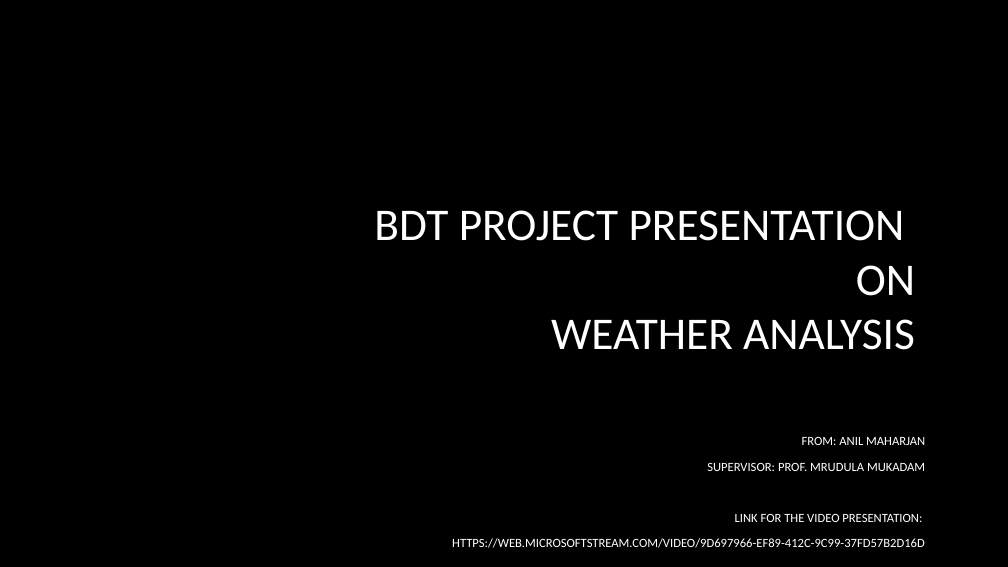
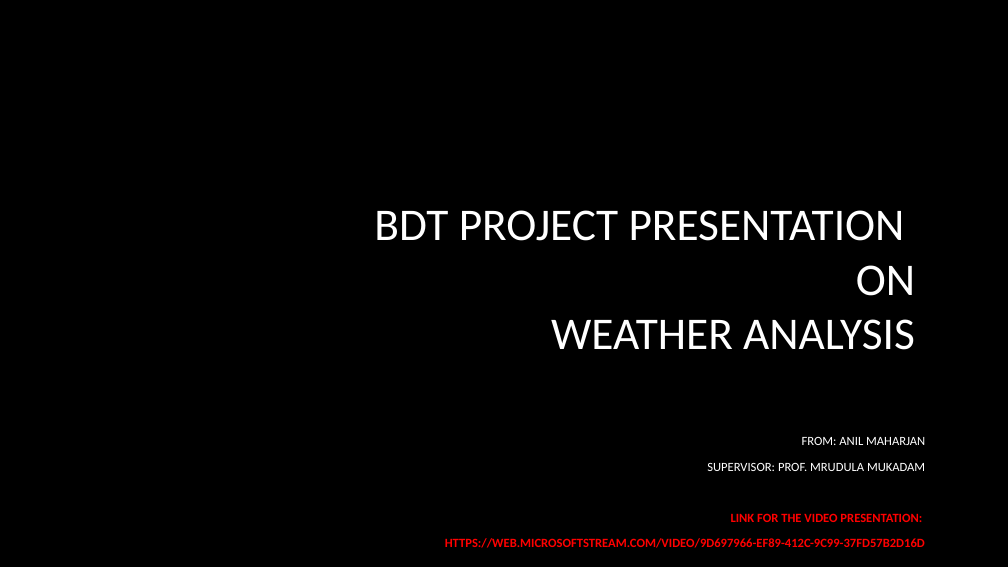
Before and after one commit to Technomax/BDTProject, a slide deck: slide 1 of BDT Project Presentation.pptx. Drawn at 1008x567 pixels with LibreOffice and Linux fonts; fonts in the diff are those of the drawing; background and template pictures are left out. Boxes give left, top, right and bottom in pixels: in the first picture for what was removed or moved away, otherwise in the second. Text is boxed around its words. In the diff, an @@ line names an element or a change of style, - is before the commit and + after.

Commit message:
Added link

```diff
--- a/BDT Project Presentation.pptx
+++ b/BDT Project Presentation.pptx
@@ subtitle at [445,513,925,548]: text colour #FFFFFF to #FF0000, bold on in "LINK FOR THE VIDEO PRESENTATION:", "HTTPS://WEB.MICROSOFTSTREAM.COM/VIDEO/9D697966-EF89-412C-9C9 ..." @@
```
